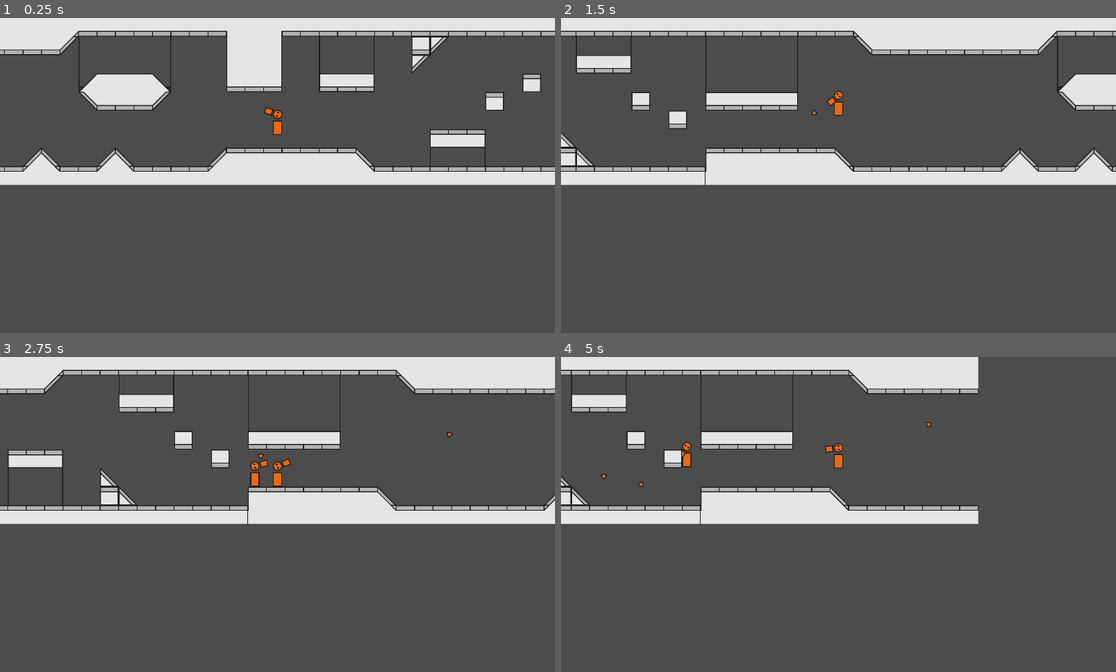
Above: before the commit, frames 1-4 (two rows, left to right).
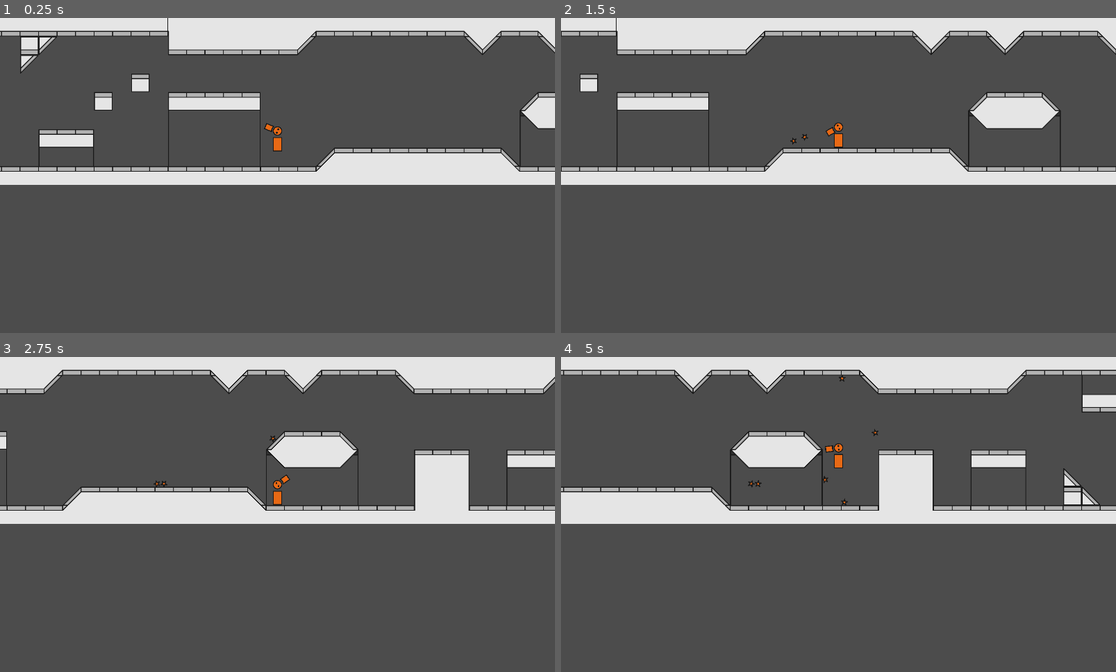
Above: after the commit, the same moments.

Repository: sirstotes/ZenoJam
Game: Godot game, scene res://Scenes/Main.tscn
Two runs of this game, one before a commit and one after it. Both use one fixed random seed, a clock stepped at 60 frames per second and the inputs below.
Inputs (mouse positions are in pixels of both pictures, inside the frame that each line leads up to):
- Up to frame 1 (0.25 s): no input
- Up to frame 2 (1.5 s): move the mouse to (960, 159) at 0.52 s; hold D (ui_right) from 0.53 s (still down); click (960, 159) at 0.6 s; tap W (ui_up) at 0.77 s; move the mouse to (727, 191) at 1.27 s; click (727, 191) at 1.35 s
- Up to frame 3 (2.75 s): tap W (ui_up) at 1.52 s; move the mouse to (333, 445) at 2.02 s; release D (ui_right) at 2.03 s; hold A (ui_left) from 2.03 s (still down); click (333, 445) at 2.1 s
- Up to frame 4 (5 s): move the mouse to (810, 577) at 2.77 s; release A (ui_left) at 2.78 s; hold D (ui_right) 2.78-4.28 s; click (810, 577) at 2.85 s; tap W (ui_up) at 3.02, 3.77, 4.52 s; move the mouse to (1005, 561) at 3.52 s; click (1005, 561) at 3.6 s; move the mouse to (672, 467) at 4.27 s; hold A (ui_left) from 4.28 s (still down); click (672, 467) at 4.35 s

The runs differ from the first frame. In frame 1, 14% of the frame differs, in the area x 0-100%, y 0-49%; in frame 2, 14%; in frame 3, 11%; in frame 4, 14%, in the area x 0-100%, y 0-53%.
Error before the commit: Attempt to call function 'get_chunk' in base 'null instance' on a null instance. (res://Scripts/Bullets/Bullet-2.gd:17)

Commit message:
Fixed player stuff

Diff:
--- a/Scenes/Main.tscn
+++ b/Scenes/Main.tscn
@@ -1,24 +1,11 @@
-[gd_scene load_steps=5 format=2]
+[gd_scene load_steps=4 format=2]
 
 [ext_resource path="res://Sprites/tileset.tres" type="TileSet" id=1]
 [ext_resource path="res://Scripts/Mobius.gd" type="Script" id=2]
 [ext_resource path="res://Objects/Mobius_player.tscn" type="PackedScene" id=3]
-[ext_resource path="res://Objects/Bullets/Bullet-2.tscn" type="PackedScene" id=4]
 
 [node name="Node2D" type="Node2D"]
 script = ExtResource( 2 )
-
-[node name="KinematicBody2D" parent="." instance=ExtResource( 4 )]
-position = Vector2( 704.976, 200.311 )
-
-[node name="Player" parent="." instance=ExtResource( 3 )]
-position = Vector2( 378.609, 409.929 )
-
-[node name="Camera2D" parent="Player" index="1"]
-zoom = Vector2( 3, 3 )
-
-[node name="Gun" parent="Player" index="2"]
-bulletHolderPath = NodePath("../../Bullets")
 
 [node name="Screen 1" type="Node2D" parent="."]
 
@@ -116,7 +103,6 @@
 position = Vector2( 378.609, 409.929 )
 
 [node name="Gun" parent="Player" index="2"]
-bullet = ExtResource( 4 )
 bulletHolderPath = NodePath("../../Bullets")
 
 [editable path="Player"]
